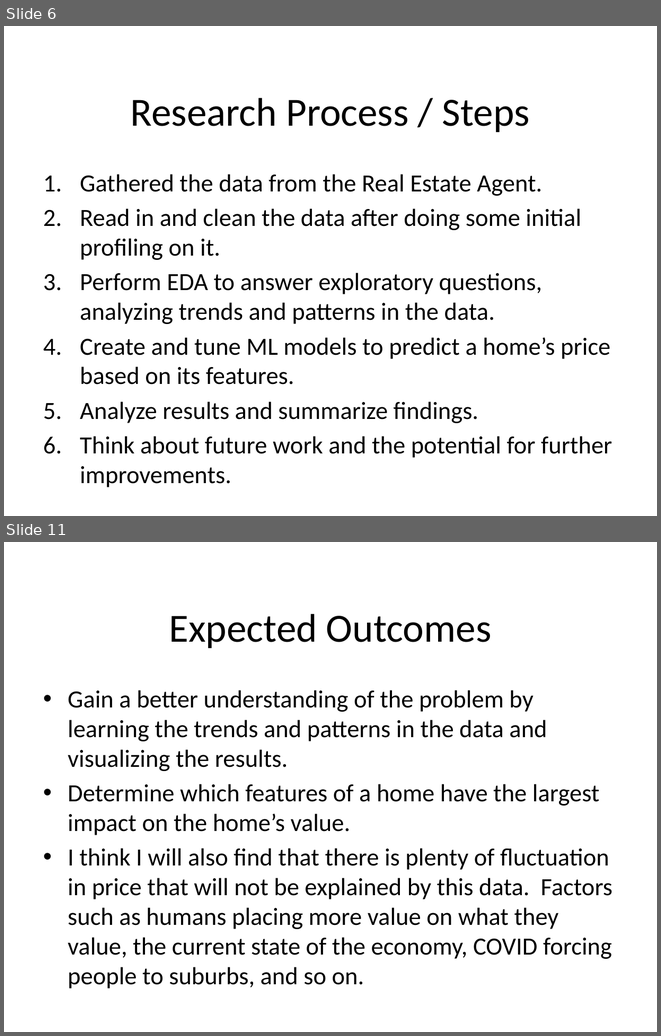
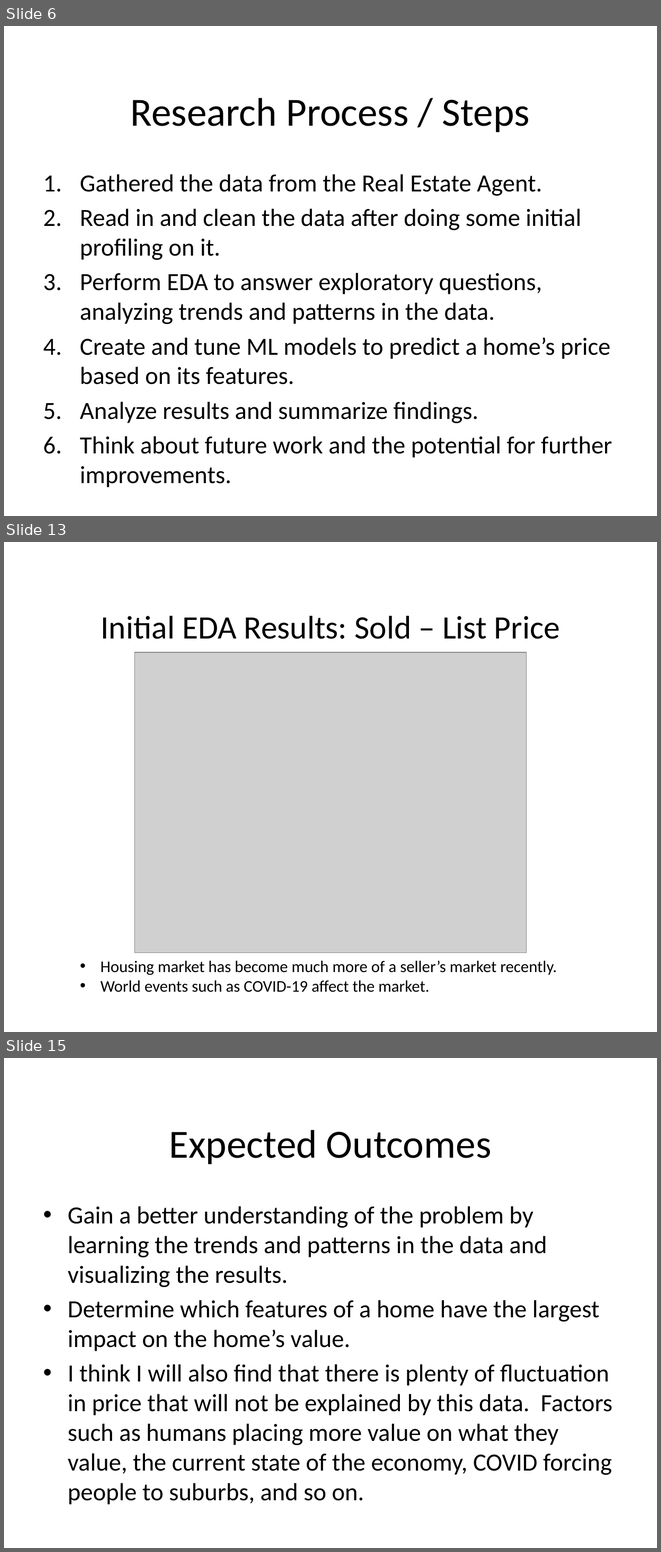
Before and after one commit to DATA-606-SPRING-2022/Zach_DATA606, a slide deck: Presentations/EDA_Presentation.pptx. Shown one above the other, each under a label of ours: slides 6 and 11 before the commit, slides 6, 13 and 15 after it; the slides between them are not shown. The pictures are 661x1036 and 661x1552 pixels, drawn with LibreOffice and Linux fonts; fonts in the diff are those of the drawing; grey boxes stand for pictures; background and template pictures are left out. Boxes give left, top, right and bottom in pixels: in the first picture for what was removed or moved away, otherwise in the second. Text is boxed around its words. In the diff, an @@ line names an element or a change of style, - is before the commit and + after.

```diff
--- a/Presentations/EDA_Presentation.pptx
+++ b/Presentations/EDA_Presentation.pptx
@@ slide 13 added at <box>4,542,657,1032</box>, background #FFFFFF @@
@@ title added at <box>100,616,560,639</box>, 36 pt, text #000000 @@
+Initial EDA Results: Sold – List Price
@@ picture added at <box>134,652,527,953</box> @@
@@ text added at <box>100,960,557,992</box>, 18 pt, text #000000 @@
+• Housing market has become much more of a seller’s market recently.
+• World events such as COVID-19 affect the market.
@@ what was slide 11 is now slide 15 @@
```
Also in this commit, not shown: 4 slides changed, 3 other slides added, 4 other files.
